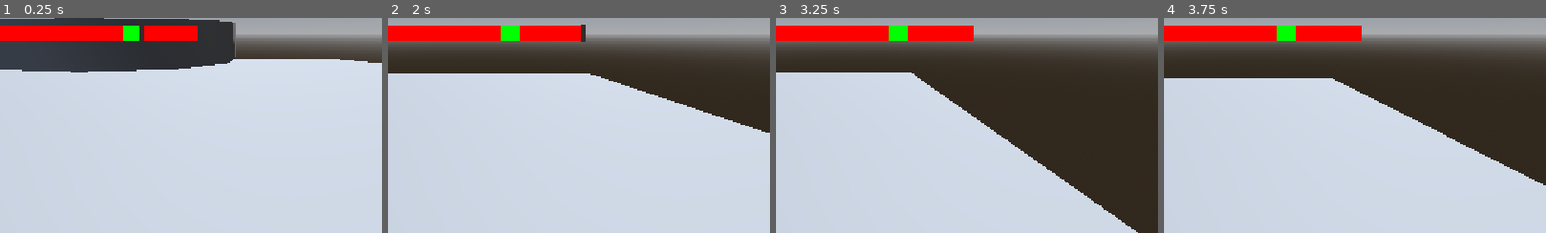
Above: before the commit, frames 1-4 (left to right).
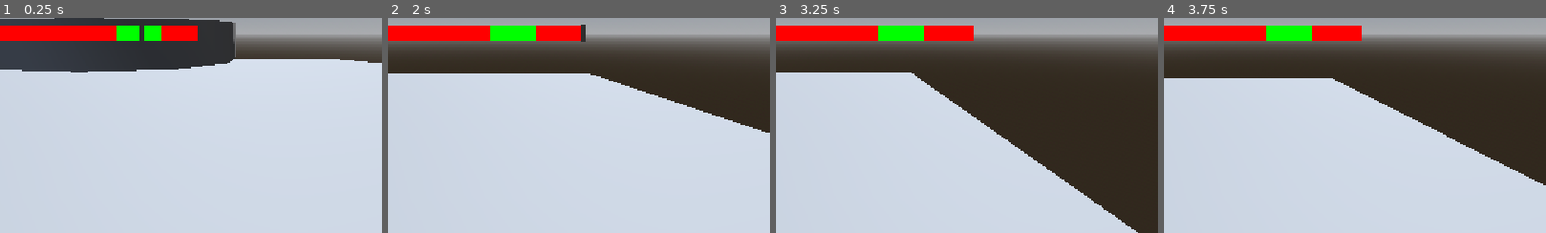
Above: after the commit, the same moments.

Repository: Surresteel/godot_gmtk_jam_july_2026
Game: Godot game, scene res://Testes/QASmoke.tscn
Two runs of this game, one before a commit and one after it. Both use one fixed random seed, a clock stepped at 60 frames per second and the inputs below. Before the commit the project starts from res://Cooking/QASmoke.tscn.
Inputs (mouse positions are % of the whole screen's width and height, from its top left):
- Up to frame 1 (0.25 s): no input
- Up to frame 2 (2 s): tap Enter (ui_accept) at 0.5, 0.77, 1.52 s; move the mouse to (72, 45) at 0.52 s; hold Right (ui_right) 0.53-1.28 s; click (72, 45) at 0.67 s; move the mouse to (30, 55) at 1.27 s; hold Down (ui_down) from 1.28 s (still down); click (30, 55) at 1.42 s
- Up to frame 3 (3.25 s): move the mouse to (60, 28) at 2.02 s; release Down (ui_down) at 2.03 s; hold Right (ui_right) 2.03-2.78 s; click (60, 28) at 2.17 s; move the mouse to (45, 70) at 2.77 s; hold Up (ui_up) from 2.78 s (still down); click (45, 70) at 2.92 s; tap Enter (ui_accept) at 3.02 s
- Up to frame 4 (3.75 s): move the mouse to (80, 65) at 3.52 s; release Up (ui_up) at 3.53 s; hold Left (ui_left) from 3.53 s (still down); click (80, 65) at 3.67 s
The pictures show only the part of the screen within x 40-90%, y 46-96%; the shares and areas given below are measured in that part.

The runs differ from the first frame. In frame 1, 0.4% of the frame differs, in the area x 30-43%, y 3-11%; in frame 2, 0.5%, in the area x 26-39%, y 3-11%; in frame 3, 0.5%; in frame 4, 0.5%.

Commit message:
Seperated UI into own script +
started heat area object

Diff:
--- /dev/null
+++ b/Cooking/FryingPan/PrecisionGameUI.gd
@@ -0,0 +1,16 @@
+extends Control
+
+@onready var base: ColorRect = $base
+@onready var good: ColorRect = $base/Good
+@onready var current_position: ColorRect = $base/Current_Position
+
+@onready var base_size = base.size.x #UI number to get the good stuff
+
+
+func set_current_position(timer: Timer) -> void:
+	current_position.position.x = (timer.time_left / timer.wait_time) * (base_size - current_position.size.x)
+
+func set_up_precision_zone(grace_amount: float, precision_position: float) -> void:
+	good.size.x = grace_amount * 2 * base_size - (current_position.size.x / 2)
+
+	good.position.x = base_size * precision_position - (good.size.x / 2)
--- a/Cooking/frying_pan.tscn
+++ b/Cooking/FryingPan/frying_pan.tscn
@@ -1,6 +1,8 @@
 [gd_scene format=4 uid="uid://ehl176ciki56"]
 
-[ext_resource type="Script" uid="uid://bqau8qwhogedj" path="res://frying_pan.gd" id="1_7admc"]
+[ext_resource type="Script" uid="uid://bqau8qwhogedj" path="res://frying_pan.gd" id="1_ckwe8"]
+[ext_resource type="Script" uid="uid://hd08ag0h56gx" path="res://Cooking/FryingPan/PrecisionGameUI.gd" id="2_ji5t8"]
+[ext_resource type="PackedScene" uid="uid://v4a8273qwfva" path="res://Cooking/Heat Area/heat_area.tscn" id="3_yh7qs"]
 
 [sub_resource type="ArrayMesh" id="ArrayMesh_oqu74"]
 _surfaces = [{
@@ -13,10 +15,12 @@
 "vertex_data": PackedByteArray("8QWBvwCAE70AAAy98QWBvwCAE70AAAw9AAAAvwCAE70uvTuz8QWBvwCAE70AAAy9AAAAvwCAE70uvTuz4IT8vgC …(11755 unchanged characters)…
 }]
 
+[sub_resource type="SphereShape3D" id="SphereShape3D_f7fki"]
+radius = 0.47306508
+
 [node name="Frying Pan" type="Node3D" unique_id=1945656068]
-script = ExtResource("1_7admc")
+script = ExtResource("1_ckwe8")
 precision_position = 0.75
-grace_amount = 0.05
 
 [node name="mesh" type="MeshInstance3D" parent="." unique_id=258898070]
 mesh = SubResource("ArrayMesh_oqu74")
@@ -25,25 +29,22 @@
 one_shot = true
 autostart = true
 
-[node name="Label3D" type="Label3D" parent="." unique_id=19469919]
-transform = Transform3D(1, 0, 0, 0, 1, 0, 0, 0, 1, 0, 0.026486404, 0)
-pixel_size = 0.001
-
 [node name="Cooldown Timer" type="Timer" parent="." unique_id=2024569600]
 wait_time = 0.5
 one_shot = true
 
 [node name="CanvasLayer" type="CanvasLayer" parent="." unique_id=1458968137]
 
-[node name="Control" type="Control" parent="CanvasLayer" unique_id=1938833400]
+[node name="precision_minigame_ui" type="Control" parent="CanvasLayer" unique_id=1938833400]
 layout_mode = 3
 anchors_preset = 15
 anchor_right = 1.0
 anchor_bottom = 1.0
 grow_horizontal = 2
 grow_vertical = 2
+script = ExtResource("2_ji5t8")
 
-[node name="base" type="ColorRect" parent="CanvasLayer/Control" unique_id=8891486]
+[node name="base" type="ColorRect" parent="CanvasLayer/precision_minigame_ui" unique_id=8891486]
 layout_mode = 1
 anchors_preset = 8
 anchor_left = 0.5
@@ -58,7 +59,7 @@
 grow_vertical = 2
 color = Color(1, 0, 0, 1)
 
-[node name="Good" type="ColorRect" parent="CanvasLayer/Control/base" unique_id=1340652040]
+[node name="Good" type="ColorRect" parent="CanvasLayer/precision_minigame_ui/base" unique_id=1340652040]
 layout_mode = 1
 anchors_preset = 8
 anchor_left = 0.5
@@ -73,7 +74,7 @@
 grow_vertical = 2
 color = Color(0, 1, 0, 1)
 
-[node name="Current_Position" type="ColorRect" parent="CanvasLayer/Control/base" unique_id=1643711565]
+[node name="Current_Position" type="ColorRect" parent="CanvasLayer/precision_minigame_ui/base" unique_id=1643711565]
 layout_mode = 1
 anchors_preset = 15
 anchor_right = 1.0
@@ -86,5 +87,10 @@
 grow_vertical = 2
 color = Color(0.18000486, 0.18000486, 0.18000486, 1)
 
+[node name="HeatArea" parent="." unique_id=891329366 instance=ExtResource("3_yh7qs")]
+
+[node name="CollisionShape3D" type="CollisionShape3D" parent="HeatArea" unique_id=539909591]
+shape = SubResource("SphereShape3D_f7fki")
+
 [connection signal="timeout" from="Precision Timer" to="." method="_on_precision_timer_timeout"]
 [connection signal="timeout" from="Cooldown Timer" to="." method="_on_cooldown_timer_timeout"]
--- /dev/null
+++ b/Cooking/Heat Area/heat_area.gd
@@ -0,0 +1,20 @@
+extends Area3D
+
+class_name HeatArea
+
+
+@onready var cook_timer: Timer = $Timer
+
+@export var heat_level: float = 1.0
+
+var current_ingridient
+
+signal increase_cook_level
+
+
+func cook_ingridient() -> void:
+	#cook_timer.start(current_ingridient.time_to_cook)
+	pass
+
+func _on_timer_timeout() -> void:
+	increase_cook_level.emit()
--- /dev/null
+++ b/Cooking/Heat Area/heat_area.tscn
@@ -0,0 +1,10 @@
+[gd_scene format=3 uid="uid://v4a8273qwfva"]
+
+[ext_resource type="Script" uid="uid://d2aqjtw30a8ok" path="res://Cooking/Heat Area/heat_area.gd" id="1_5uel5"]
+
+[node name="HeatArea" type="Area3D" unique_id=891329366]
+script = ExtResource("1_5uel5")
+
+[node name="Timer" type="Timer" parent="." unique_id=601249624]
+
+[connection signal="timeout" from="Timer" to="." method="_on_timer_timeout"]
--- a/Cooking/QASmoke.tscn
+++ b/Testes/QASmoke.tscn
@@ -1,6 +1,6 @@
 [gd_scene format=3 uid="uid://e505jng6qa5i"]
 
-[ext_resource type="PackedScene" uid="uid://ehl176ciki56" path="res://Cooking/frying_pan.tscn" id="1_dwqgj"]
+[ext_resource type="PackedScene" uid="uid://ehl176ciki56" path="res://Cooking/FryingPan/frying_pan.tscn" id="1_dwqgj"]
 [ext_resource type="PackedScene" uid="uid://cdl3urpo8e7w4" path="res://template_character.tscn" id="2_pjr2m"]
 
 [sub_resource type="ProceduralSkyMaterial" id="ProceduralSkyMaterial_pjr2m"]
--- a/frying_pan.gd
+++ b/frying_pan.gd
@@ -2,16 +2,15 @@
 
 class_name FryingPan
 
-@onready var label: Label3D = $Label3D
-@onready var precision_indicator: ColorRect = $CanvasLayer/Control/base/Good
-@onready var current_position: ColorRect = $CanvasLayer/Control/base/Current_Position
-const base_size = 358
 
-var current_ingridient
-var active: bool = false
+@onready var precision_minigame_ui: Control = $CanvasLayer/precision_minigame_ui
+
+var active: bool = true
 
 @onready var cooldown_timer: Timer = $"Cooldown Timer"
 @onready var timer: Timer = $"Precision Timer"
+
+@onready var heat_area: HeatArea = $HeatArea
 
 @export_range(0.1, 0.9, 0.01) var precision_position: float = 0.5 ##as a fraction
 @export_range(0, 0.5, 0.01) var grace_amount: float = 0.1         ##as a fraction
@@ -21,20 +20,30 @@
 
 var cooldown: bool = false
 
+signal successful_flip
+
+
 func _ready() -> void:
 	calc_range()
-	set_up_precision_indicator()
+	precision_minigame_ui.set_up_precision_zone(grace_amount, precision_position)
 
 func _process(_delta: float) -> void:
+	if not active:
+		return
+
 	if not timer.is_stopped():
-		current_position.position.x = (timer.time_left / timer.wait_time) * (base_size - current_position.size.x)
+		precision_minigame_ui.set_current_position(timer)
 
 func _input(event: InputEvent) -> void:
+	if not active:
+		return
+
 	if event is InputEventMouseButton:
 		if event.button_index == 1 and not cooldown:
 			var time_left = timer.time_left
 			if time_left >= lower_range and time_left <= upper_range:
 				reset(1)
+				successful_flip.emit()
 			else:
 				cooldown = true
 				cooldown_timer.start()
@@ -51,7 +60,7 @@
 		lower_range -= diff
 		upper_range -= diff
 
-	#print(lower_range, " - ", upper_range)
+	#print(precision_position," | ", lower_range, " - ", upper_range)
 
 func reset(speed: float) -> void:
 	timer.stop()
@@ -61,15 +70,18 @@
 	timer.start(speed)
 	calc_range()
 
-	set_up_precision_indicator()
+	precision_minigame_ui.set_up_precision_zone(grace_amount, precision_position)
 
 func _on_cooldown_timer_timeout() -> void:
 	cooldown = false
 
-func set_up_precision_indicator() -> void:
-	precision_indicator.size.x = grace_amount * 2 * base_size - current_position.size.x
-
-	precision_indicator.position.x = (base_size - precision_indicator.size.x) * precision_position
-
 func _on_precision_timer_timeout() -> void:
 	reset(1)
+
+func activate() -> void:
+	active = true
+	precision_minigame_ui.visible = true
+
+func deactivate() -> void:
+	active = false
+	precision_minigame_ui.visible = false
--- a/template_character.tscn
+++ b/template_character.tscn
@@ -1,6 +1,6 @@
 [gd_scene format=3 uid="uid://cdl3urpo8e7w4"]
 
-[ext_resource type="Script" uid="uid://cqlkomneg4t0b" path="res://Cooking/template character.gd" id="1_lhsoi"]
+[ext_resource type="Script" uid="uid://cqlkomneg4t0b" path="res://Testes/template character.gd" id="1_lhsoi"]
 
 [sub_resource type="CapsuleShape3D" id="CapsuleShape3D_f7fki"]
 
Not shown, added: Cooking/FryingPan/PrecisionGameUI.gd.uid
Not shown, added: Cooking/Heat Area/heat_area.gd.uid
Renamed: Cooking/template character.gd -> Testes/template character.gd
Renamed: Cooking/template character.gd.uid -> Testes/template character.gd.uid
